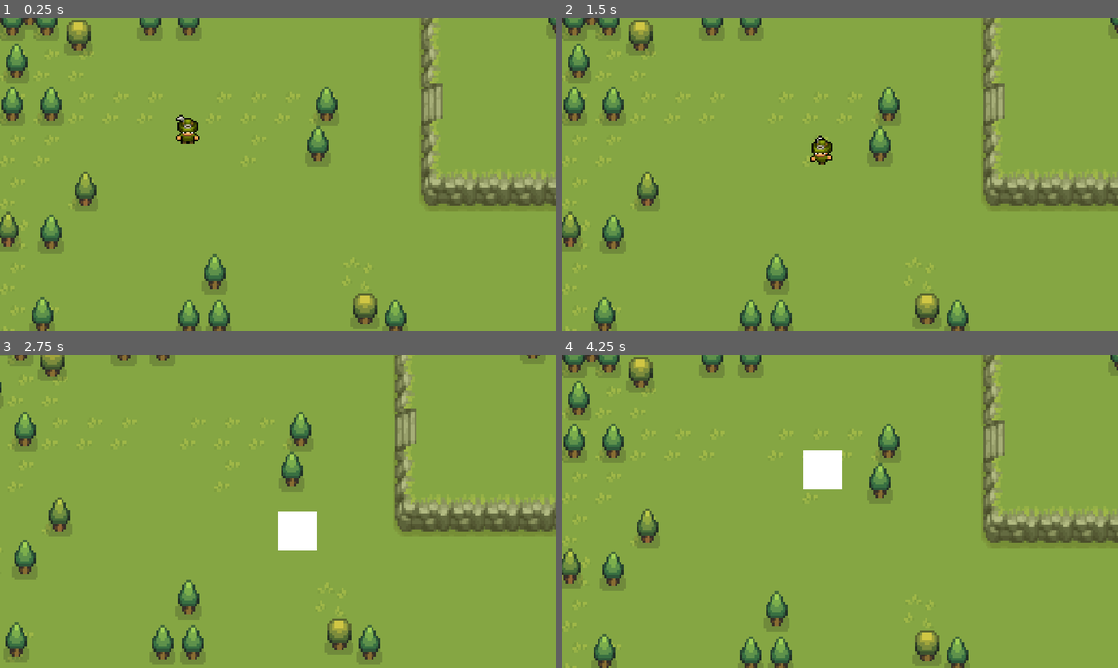
Above: before the commit, frames 1-4 (two rows, left to right).
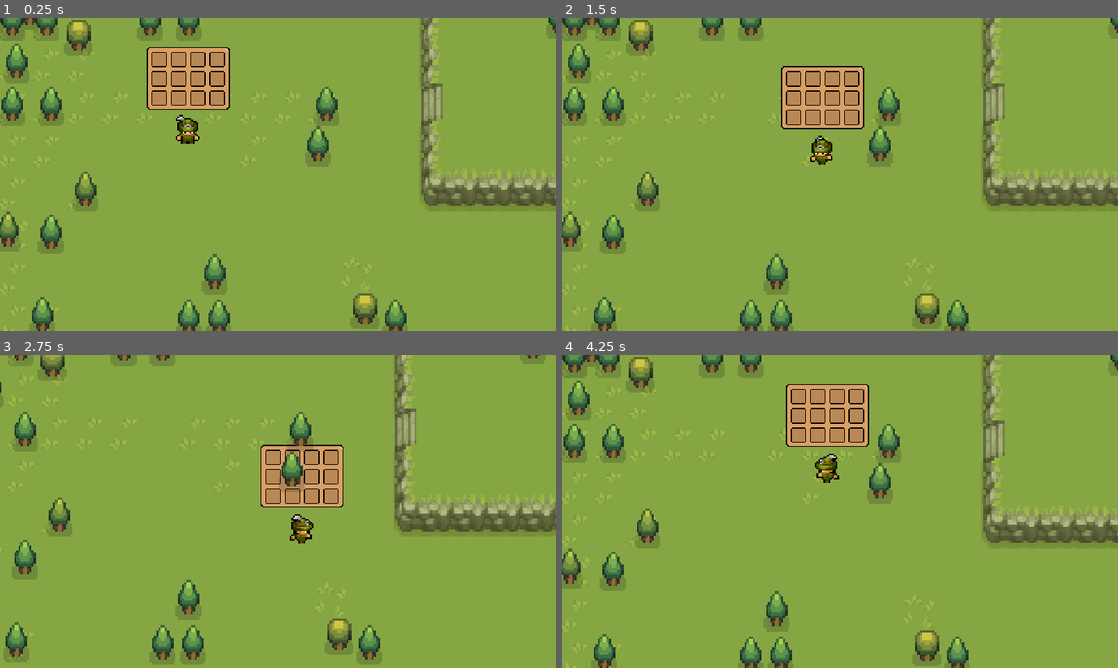
Above: after the commit, the same moments.

Repository: maryBauman/Survive
Game: Godot game, scene res://scenes/places/world.tscn
The game is run twice, just before and just after one commit, with the same random seed, the same clock (stepped at 60 frames per second) and the same inputs.
Inputs:
- Up to frame 1 (0.25 s): no input
- Up to frame 2 (1.5 s): hold D (right) 0.53-1.28 s; tap E (e) at 0.6 s; tap I (i) at 0.8, 1.35 s; hold S (down) from 1.28 s (still down)
- Up to frame 3 (2.75 s): tap E (e) at 1.55, 2.1 s; release S (down) at 2.03 s; hold D (right) from 2.03 s (still down); tap I (i) at 2.3 s
- Up to frame 4 (4.25 s): release D (right) at 2.78 s; hold W (up) 2.78-3.53 s; tap I (i) at 2.85, 3.8 s; tap E (e) at 3.05, 3.6 s; hold A (left) from 3.53 s (still down)

The runs differ from the first frame. In frame 1, 3.0% of the frame differs, in the area x 26-42%, y 9-30%; in frame 2, 3.0%; in frame 3, 3.5%; in frame 4, 3.9%, in the area x 40-56%, y 9-43%.
Error after the commit: Parse Error: Identifier "inv" not declared in the current scope. (res://inventory/inv_ui.gd:13)

Commit message:
inv progress

Diff:
--- a/inventory/inv_ui.gd
+++ b/inventory/inv_ui.gd
@@ -1,9 +1,16 @@
 extends Control
 var is_open = false
+@onready var inventory: Inventory = preload("res://inventory/player_inv.tres")
+@onready var slots: Array = $NinePatchRect/GridContainer.get_children()
+
 
 # Called when the node enters the scene tree for the first time.
 func _ready():
 	close()
+
+func update_inv_slots():
+	for i in range(min(inventory.item.size(), slots.size())):
+		slots[i].update(inv.item[i])
 
 func close():
 	visible = false
--- /dev/null
+++ b/inventory/inv_ui_slot.gd
@@ -0,0 +1,10 @@
+extends Panel
+
+@onready var item_visual: Sprite2D = $item_display
+
+func update(item: Inventory_item):
+	if !item:
+		item_visual.visible = false
+	else:
+		item_visual.visible = true
+		item_visual.texture = item.texture
--- /dev/null
+++ b/inventory/inv_ui_slot.tscn
@@ -0,0 +1,17 @@
+[gd_scene load_steps=3 format=3 uid="uid://bf6drbh58fu4l"]
+
+[ext_resource type="Script" path="res://inventory/inv_ui_slot.gd" id="1_6ob18"]
+[ext_resource type="Texture2D" uid="uid://d0sqcyfa40f3e" path="res://inventory/inventory_art/inventory-slot.png" id="1_wn3h5"]
+
+[node name="inv_ui_slot" type="Panel"]
+self_modulate = Color(1, 1, 1, 0)
+custom_minimum_size = Vector2(16, 16)
+offset_right = 16.0
+offset_bottom = 16.0
+script = ExtResource("1_6ob18")
+
+[node name="Sprite2D" type="Sprite2D" parent="."]
+texture = ExtResource("1_wn3h5")
+centered = false
+
+[node name="item_display" type="Sprite2D" parent="."]
--- a/scenes/inv_ui.tscn
+++ b/scenes/inv_ui.tscn
@@ -1,15 +1,74 @@
-[gd_scene load_steps=2 format=3 uid="uid://usiclosb0ria"]
+[gd_scene load_steps=4 format=3 uid="uid://usiclosb0ria"]
 
 [ext_resource type="Script" path="res://inventory/inv_ui.gd" id="1_73b6p"]
+[ext_resource type="Texture2D" uid="uid://yar0fesfb4xs" path="res://inventory/inventory_art/inventory-background.png" id="2_fqv2c"]
+[ext_resource type="PackedScene" uid="uid://bf6drbh58fu4l" path="res://inventory/inv_ui_slot.tscn" id="3_axpdm"]
 
 [node name="inv_ui" type="Control"]
+custom_minimum_size = Vector2(86, 65)
 layout_mode = 3
 anchors_preset = 0
-offset_right = 40.0
-offset_bottom = 40.0
+offset_right = 86.0
+offset_bottom = 65.0
 script = ExtResource("1_73b6p")
 
-[node name="ColorRect" type="ColorRect" parent="."]
+[node name="NinePatchRect" type="NinePatchRect" parent="."]
 layout_mode = 0
-offset_right = 40.0
-offset_bottom = 40.0
+offset_right = 86.0
+offset_bottom = 65.0
+texture = ExtResource("2_fqv2c")
+patch_margin_left = 6
+patch_margin_top = 6
+patch_margin_right = 6
+patch_margin_bottom = 6
+
+[node name="GridContainer" type="GridContainer" parent="NinePatchRect"]
+layout_mode = 1
+anchors_preset = 8
+anchor_left = 0.5
+anchor_top = 0.5
+anchor_right = 0.5
+anchor_bottom = 0.5
+offset_left = -38.0
+offset_top = -28.0
+offset_right = 38.0
+offset_bottom = 28.0
+grow_horizontal = 2
+grow_vertical = 2
+columns = 4
+
+[node name="inv_ui_slot1" parent="NinePatchRect/GridContainer" instance=ExtResource("3_axpdm")]
+layout_mode = 2
+
+[node name="inv_ui_slot2" parent="NinePatchRect/GridContainer" instance=ExtResource("3_axpdm")]
+layout_mode = 2
+
+[node name="inv_ui_slot3" parent="NinePatchRect/GridContainer" instance=ExtResource("3_axpdm")]
+layout_mode = 2
+
+[node name="inv_ui_slot4" parent="NinePatchRect/GridContainer" instance=ExtResource("3_axpdm")]
+layout_mode = 2
+
+[node name="inv_ui_slot5" parent="NinePatchRect/GridContainer" instance=ExtResource("3_axpdm")]
+layout_mode = 2
+
+[node name="inv_ui_slot6" parent="NinePatchRect/GridContainer" instance=ExtResource("3_axpdm")]
+layout_mode = 2
+
+[node name="inv_ui_slot7" parent="NinePatchRect/GridContainer" instance=ExtResource("3_axpdm")]
+layout_mode = 2
+
+[node name="inv_ui_slot8" parent="NinePatchRect/GridContainer" instance=ExtResource("3_axpdm")]
+layout_mode = 2
+
+[node name="inv_ui_slot9" parent="NinePatchRect/GridContainer" instance=ExtResource("3_axpdm")]
+layout_mode = 2
+
+[node name="inv_ui_slot10" parent="NinePatchRect/GridContainer" instance=ExtResource("3_axpdm")]
+layout_mode = 2
+
+[node name="inv_ui_slot11" parent="NinePatchRect/GridContainer" instance=ExtResource("3_axpdm")]
+layout_mode = 2
+
+[node name="inv_ui_slot12" parent="NinePatchRect/GridContainer" instance=ExtResource("3_axpdm")]
+layout_mode = 2
--- a/scenes/people/player.tscn
+++ b/scenes/people/player.tscn
@@ -3,7 +3,7 @@
 [ext_resource type="Script" path="res://script/player.gd" id="1_xsur5"]
 [ext_resource type="Texture2D" uid="uid://csb5f653h3yey" path="res://art/character/survivalgame-player-green.png" id="2_0df2r"]
 [ext_resource type="Resource" uid="uid://dj4fs8iaqjqtr" path="res://inventory/player_inv.tres" id="2_kw20s"]
-[ext_resource type="PackedScene" uid="uid://usiclosb0ria" path="res://inv_ui.tscn" id="4_8bb3w"]
+[ext_resource type="PackedScene" uid="uid://usiclosb0ria" path="res://scenes/inv_ui.tscn" id="4_8bb3w"]
 
 [sub_resource type="AtlasTexture" id="AtlasTexture_b7bj0"]
 atlas = ExtResource("2_0df2r")
@@ -564,3 +564,7 @@
 shape = SubResource("CircleShape2D_5wtmx")
 
 [node name="inv_ui" parent="." instance=ExtResource("4_8bb3w")]
+offset_left = -18.0
+offset_top = -69.0
+offset_right = 68.0
+offset_bottom = -4.0
--- a/scenes/places/world.tscn
+++ b/scenes/places/world.tscn
@@ -313,3 +313,5 @@
 stream = ExtResource("7_nv6n8")
 volume_db = -64.0
 autoplay = true
+
+[node name="CanvasLayer" type="CanvasLayer" parent="."]
